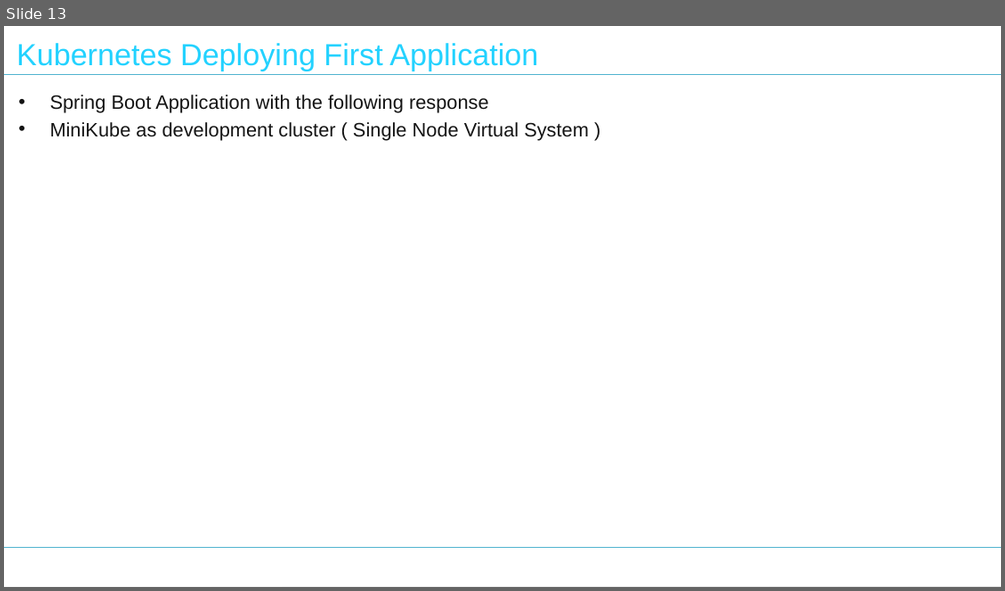
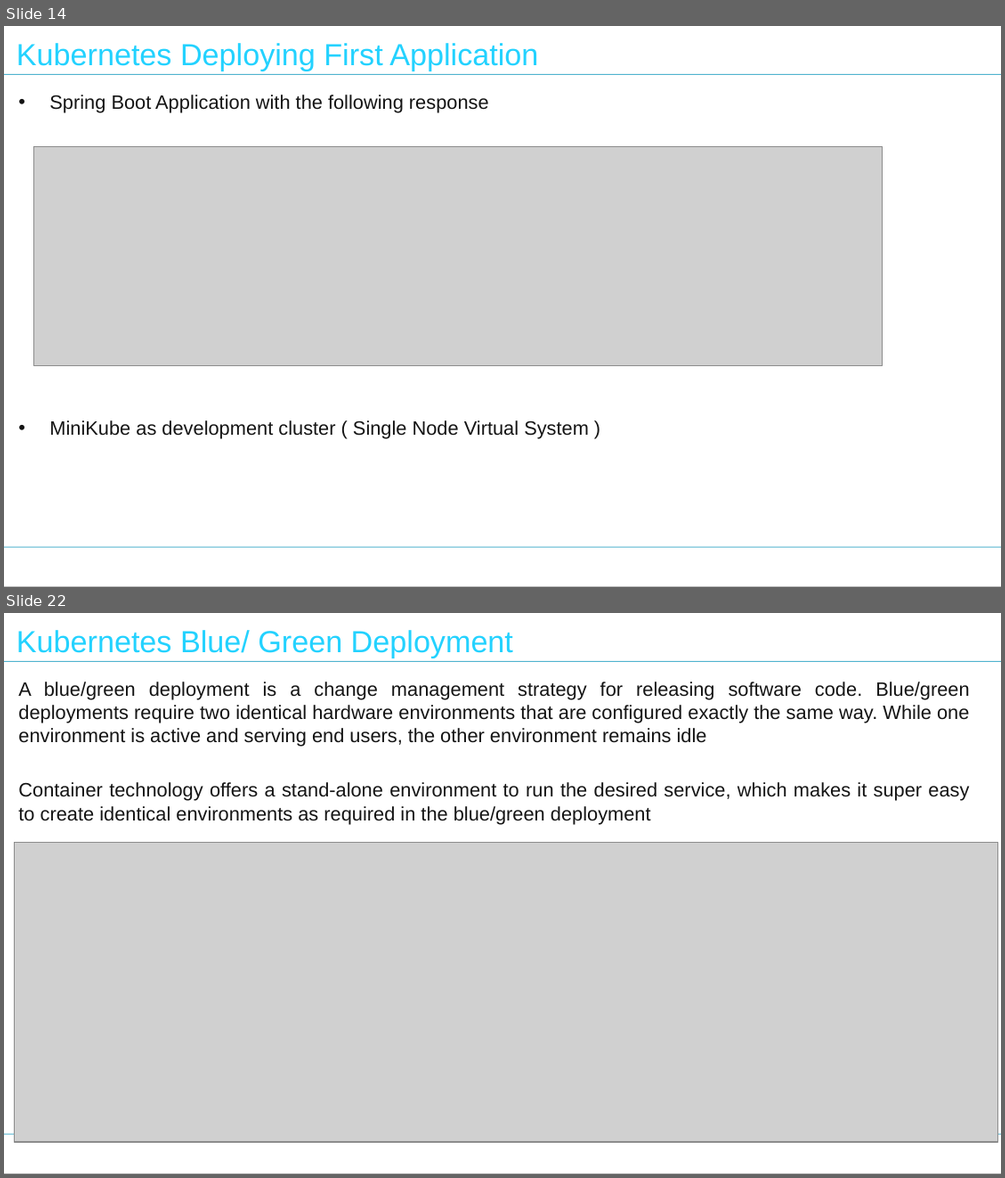
Before and after one commit to nilaybose/minikubedemo, a slide deck: docs/Tech Talk - Kubernetes.pptx. Shown one above the other, each under a label of ours: slide 13 before the commit, slides 14 and 22 after it; the slides between them are not shown. The pictures are 1005x591 and 1005x1178 pixels, drawn with LibreOffice and Linux fonts; fonts in the diff are those of the drawing; grey boxes stand for pictures. Boxes give left, top, right and bottom in pixels: in the first picture for what was removed or moved away, otherwise in the second. Text is boxed around its words. In the diff, an @@ line names an element or a change of style, - is before the commit and + after.

```diff
--- a/docs/Tech Talk - Kubernetes.pptx
+++ b/docs/Tech Talk - Kubernetes.pptx
@@ slide 22 added at (4, 613, 1001, 1174), background #FFFFFF; not listed: 3 template elements that a slide beside it also shows @@
@@ text added at (16, 630, 513, 657), 22 pt, text #23D2FF @@
+Kubernetes Blue/ Green Deployment
@@ text added at (18, 682, 969, 824), 14 pt, text #141414 @@
+A blue/green deployment is a change management strategy for releasing software code. Blue/green deployments require two identical hardware environments that are configured exactly the same way. While one environment is active and serving end users, the other environment remains idle
+Container technology offers a stand-alone environment to run the desired service, which makes it super easy to create identical environments as required in the blue/green deployment
@@ picture added at (14, 843, 997, 1142) @@
@@ what was slide 13 is now slide 14 @@
@@ slide 14 changed as well @@
@@ background gradient #C4C4C4 to #C9C9C9 to #F2F2F2 to #FFFFFF @@
@@ rectangle at (4, 26, 1001, 586): shadow on @@
@@ text "Spring Boot Application with the ..." rewrapped from (50, 95, 589, 140) to (49, 95, 589, 439) @@
@@ picture added at (34, 147, 882, 366) @@
@@ line (4, 547) - (1001, 547): stroke #50B3CF 0.75 pt to #50B3CF 0.74 pt @@
```
Also in this commit, not shown: 17 other slides changed, 7 other slides added, 2 slides removed.
